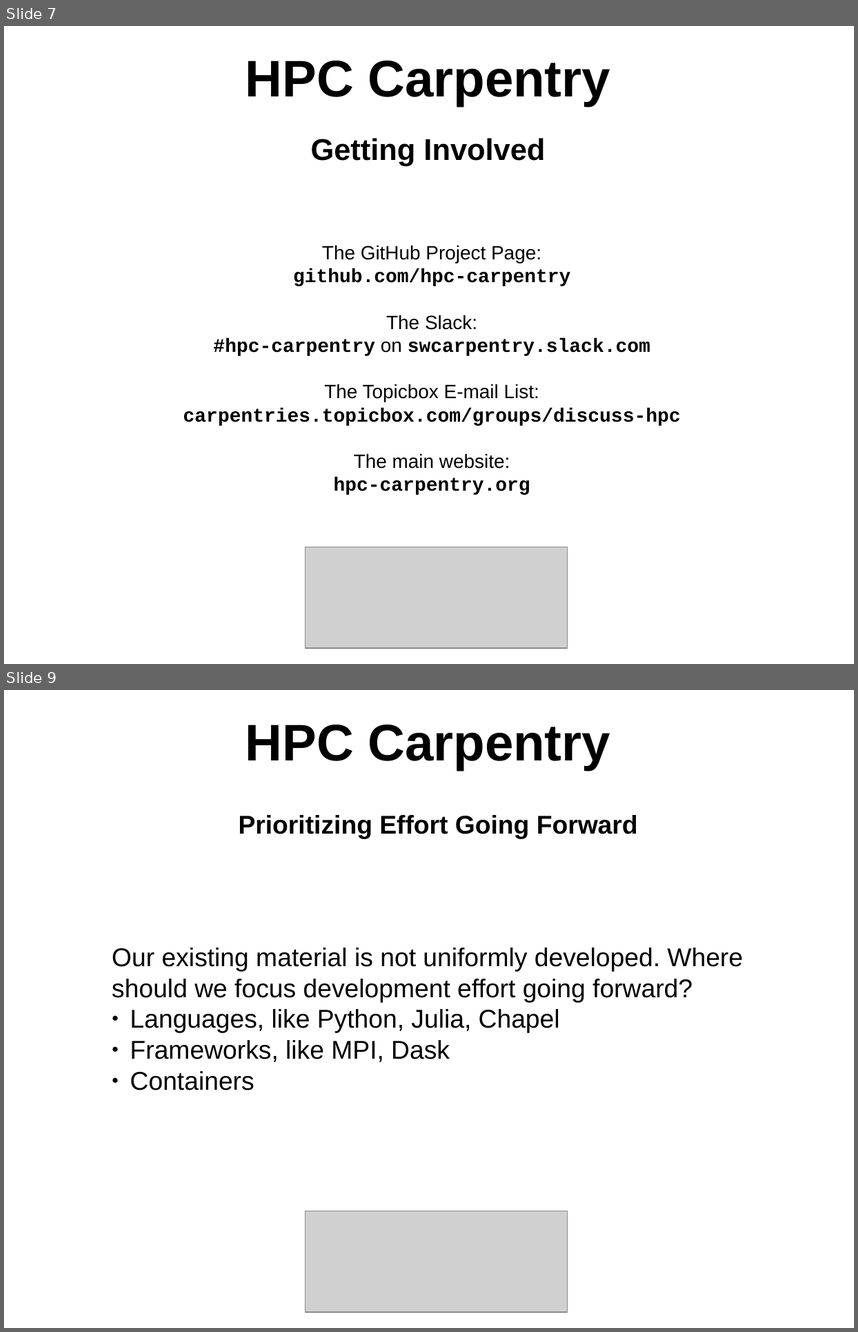
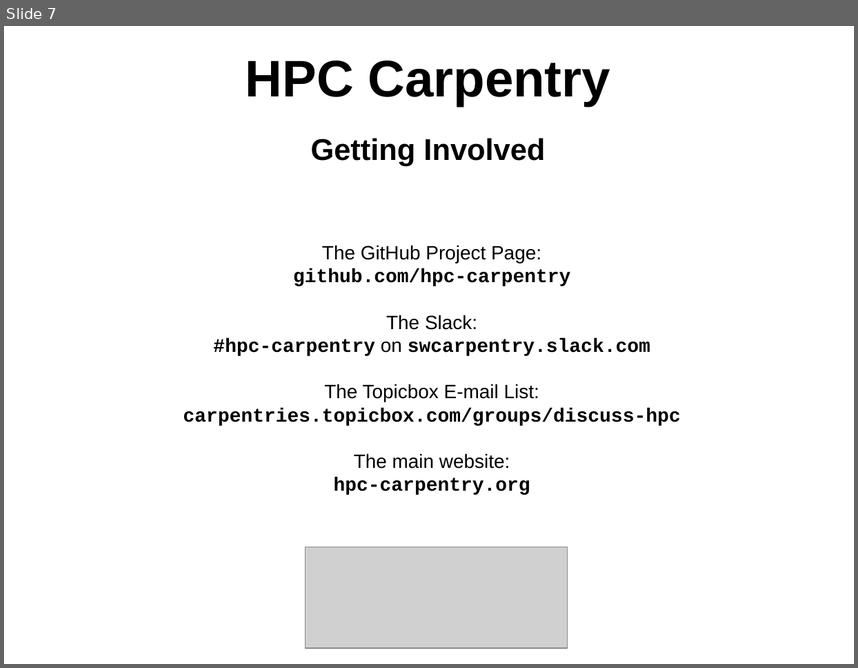
Before and after one commit to hpc-carpentry/coordination, a slide deck: conferences/SC23/sc23_bof_presentation.odp. Shown one above the other, each under a label of ours: slides 7 and 9 before the commit, slide 7 after it; the slides between them are not shown. The pictures are 858x1332 and 858x668 pixels, drawn with LibreOffice and Linux fonts; fonts in the diff are those of the drawing; grey boxes stand for pictures; background and template pictures are left out. Boxes give left, top, right and bottom in pixels: in the first picture for what was removed or moved away, otherwise in the second. Text is boxed around its words. In the diff, an @@ line names an element or a change of style, - is before the commit and + after.

```diff
--- a/conferences/SC23/sc23_bof_presentation.odp
+++ b/conferences/SC23/sc23_bof_presentation.odp
@@ slide 9 removed at bbox=[4, 690, 854, 1328], background #FFFFFF @@
@@ text removed at bbox=[245, 724, 611, 770] @@
-HPC Carpentry
@@ text removed at bbox=[239, 815, 638, 838] @@
-Prioritizing Effort Going Forward
@@ text removed at bbox=[112, 947, 743, 1090] @@
-Our existing material is not uniformly developed. Where should we focus development effort going forward?
-● Languages, like Python, Julia, Chapel
-● Frameworks, like MPI, Dask
-● Containers
@@ picture removed at bbox=[306, 1211, 568, 1312] @@
```
Also in this commit, not shown: 2 slides changed, 2 other slides removed, 1 other file.
